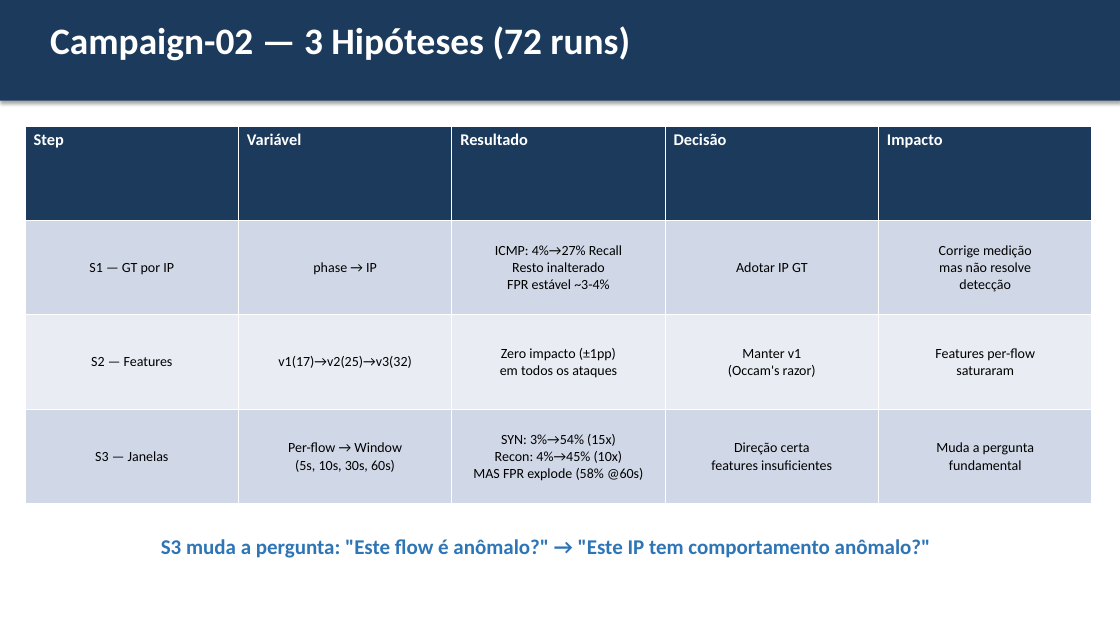
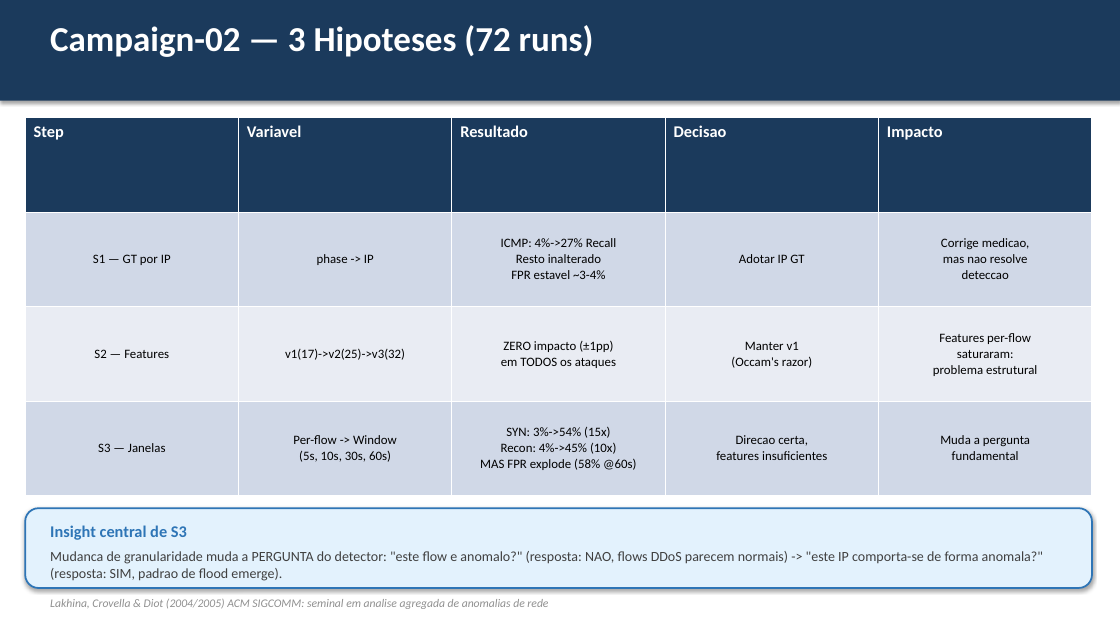
Before and after one commit to agvicente/final-project, a slide deck: slide 9 of docs/meeting/2026-03-19-advisor-meeting.pptx (slide 6 before the commit). Drawn at 1120x630 pixels with LibreOffice and Linux fonts; fonts in the diff are those of the drawing. Boxes give left, top, right and bottom in pixels: in the first picture for what was removed or moved away, otherwise in the second. Text is boxed around its words. In the diff, an @@ line names an element or a change of style, - is before the commit and + after.

```diff
--- a/docs/meeting/2026-03-19-advisor-meeting.pptx
+++ b/docs/meeting/2026-03-19-advisor-meeting.pptx
@@ text at (x1=50, y1=25, x2=594, y2=57): text changed; size 32 to 30 pt @@
-Campaign-02 — 3 Hipóteses (72 runs)
+Campaign-02 — 3 Hipoteses (72 runs)
@@ table at (x1=25, y1=118, x2=1092, y2=496) @@
-row 1, column 2: Variável
+row 1, column 2: Variavel
-row 1, column 4: Decisão
+row 1, column 4: Decisao
-row 2: S1 — GT por IP | phase → IP | ICMP: 4%→27% Recall / Resto inalterado / FPR estável ~3-4% | Adotar IP GT | Corrige medição / mas não resolve / detecção
+row 2: S1 — GT por IP | phase -> IP | ICMP: 4%->27% Recall / Resto inalterado / FPR estavel ~3-4% | Adotar IP GT | Corrige medicao, / mas nao resolve / deteccao
-row 3: S2 — Features | v1(17)→v2(25)→v3(32) | Zero impacto (±1pp) / em todos os ataques | Manter v1 / (Occam's razor) | Features per-flow / saturaram
+row 3: S2 — Features | v1(17)->v2(25)->v3(32) | ZERO impacto (±1pp) / em TODOS os ataques | Manter v1 / (Occam's razor) | Features per-flow / saturaram: / problema estrutural
-row 4: S3 — Janelas | Per-flow → Window / (5s, 10s, 30s, 60s) | SYN: 3%→54% (15x) / Recon: 4%→45% (10x) / MAS FPR explode (58% @60s) | Direção certa / features insuficientes | Muda a pergunta / fundamental
+row 4: S3 — Janelas | Per-flow -> Window / (5s, 10s, 30s, 60s) | SYN: 3%->54% (15x) / Recon: 4%->45% (10x) / MAS FPR explode (58% @60s) | Direcao certa, / features insuficientes | Muda a pergunta / fundamental
@@ size 12 to 11 pt in "S1 — GT por IP", "Adotar IP GT", "S2 — Features", "Manter v1" and 4 more places @@
@@ table moved from (x1=25, y1=126, x2=1092, y2=504) to (x1=25, y1=118, x2=1092, y2=496) @@
@@ rounded rectangle added at (x1=25, y1=508, x2=1092, y2=588), fill #E3F2FD, outline #2E75B6 1.5 pt @@
@@ text at (x1=50, y1=525, x2=1043, y2=581): text changed; size 18 to 12 pt; text colour #2E75B6 to #404040; bold off @@
-S3 muda a pergunta: "Este flow é anômalo?" → "Este IP tem comportamento anômalo?"
+Insight central de S3
+Mudanca de granularidade muda a PERGUNTA do detector: "este flow e anomalo?" (resposta: NAO, flows DDoS parecem normais) -> "este IP comporta-se de forma anomala?" (resposta: SIM, padrao de flood emerge).
@@ text added at (x1=50, y1=599, x2=548, y2=609), 10 pt, text #909090, italic @@
+Lakhina, Crovella & Diot (2004/2005) ACM SIGCOMM: seminal em analise agregada de anomalias de rede
```
Also in this commit, not shown: 6 other slides changed, 15 slides added, 7 slides removed, 7 other files.
